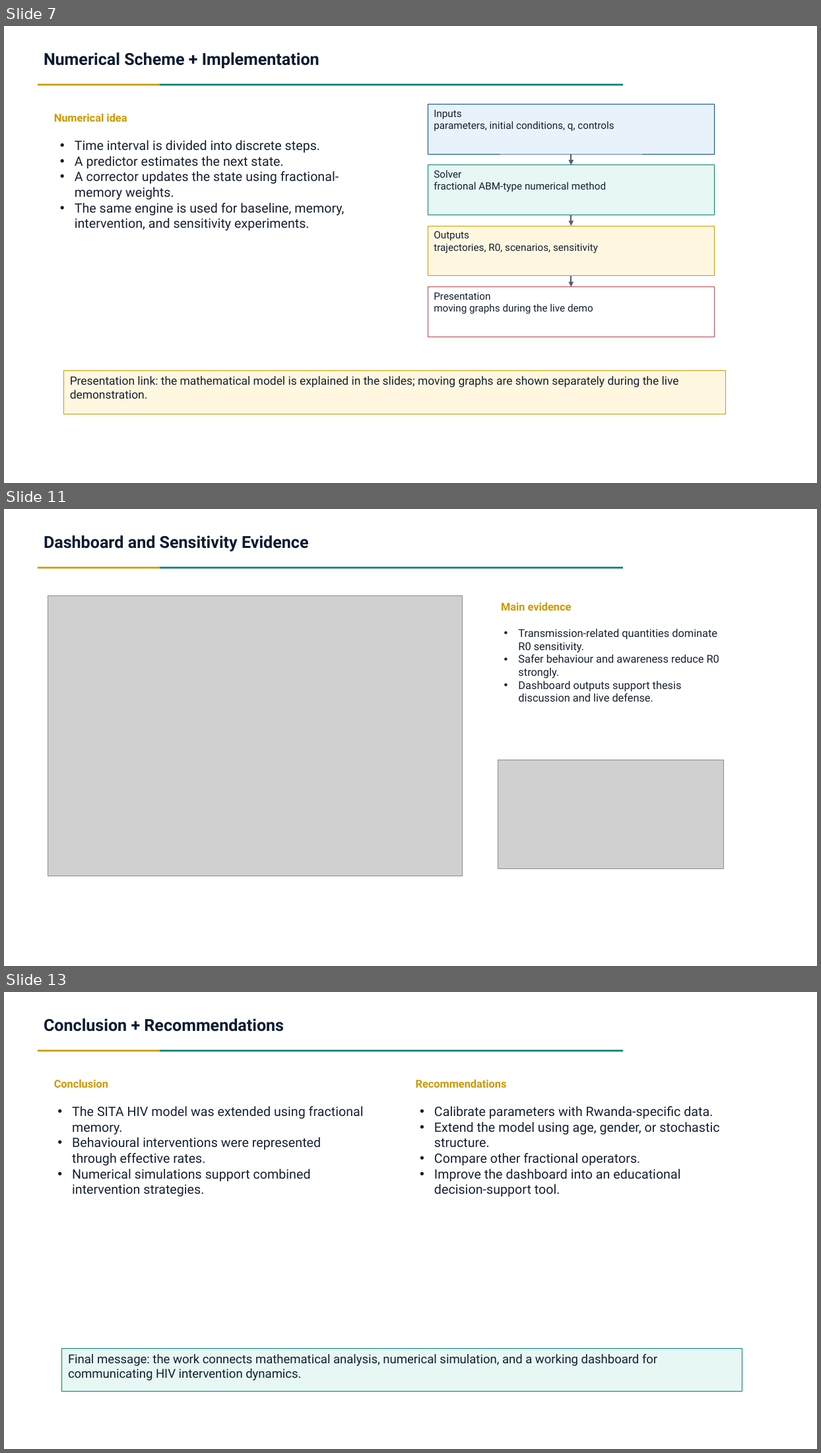
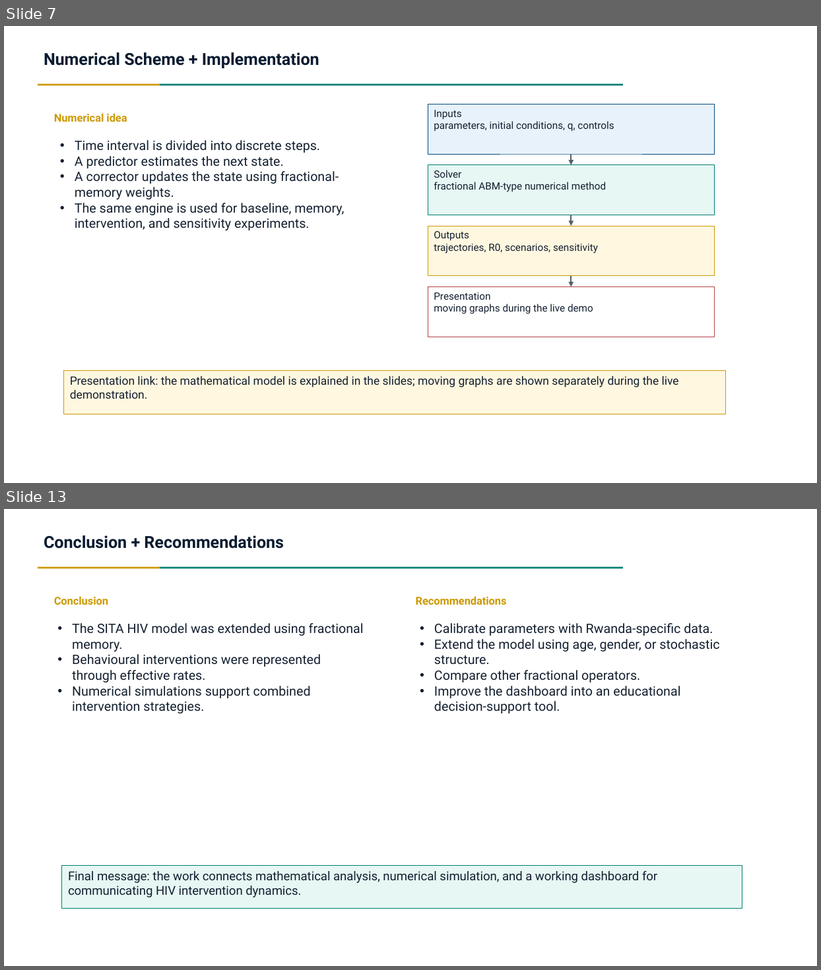
Before and after one commit to Lambert-01/HIV-MODEL, a slide deck: presentation/FracHIV_SITA_Presentation.pptx. Shown one above the other, each under a label of ours: slides 7, 11 and 13 before the commit, slides 7 and 13 after it; the slides between them are not shown. The pictures are 821x1453 and 821x970 pixels, drawn with LibreOffice and Linux fonts; fonts in the diff are those of the drawing; grey boxes stand for pictures. Boxes give left, top, right and bottom in pixels: in the first picture for what was removed or moved away, otherwise in the second. Text is boxed around its words. In the diff, an @@ line names an element or a change of style, - is before the commit and + after.

```diff
--- a/presentation/FracHIV_SITA_Presentation.pptx
+++ b/presentation/FracHIV_SITA_Presentation.pptx
@@ slide 11 removed at bbox=[4, 509, 817, 966], background #FFFFFF @@
@@ text removed at bbox=[44, 535, 309, 552] @@
-Dashboard and Sensitivity Evidence
@@ rectangle removed at bbox=[38, 567, 160, 569] @@
@@ rectangle removed at bbox=[160, 567, 623, 569] @@
@@ picture removed at bbox=[48, 595, 463, 876] @@
@@ text removed at bbox=[501, 602, 572, 611] @@
-Main evidence
@@ text removed at bbox=[518, 628, 719, 702] @@
-• Transmission-related quantities dominate R0 sensitivity.
-• Safer behaviour and awareness reduce R0 strongly.
-• Dashboard outputs support thesis discussion and live defense.
@@ picture removed at bbox=[498, 760, 724, 869] @@
```
Also in this commit, not shown: 4 slides changed, 2 slides added, 1 other slide removed, 9 other files.
